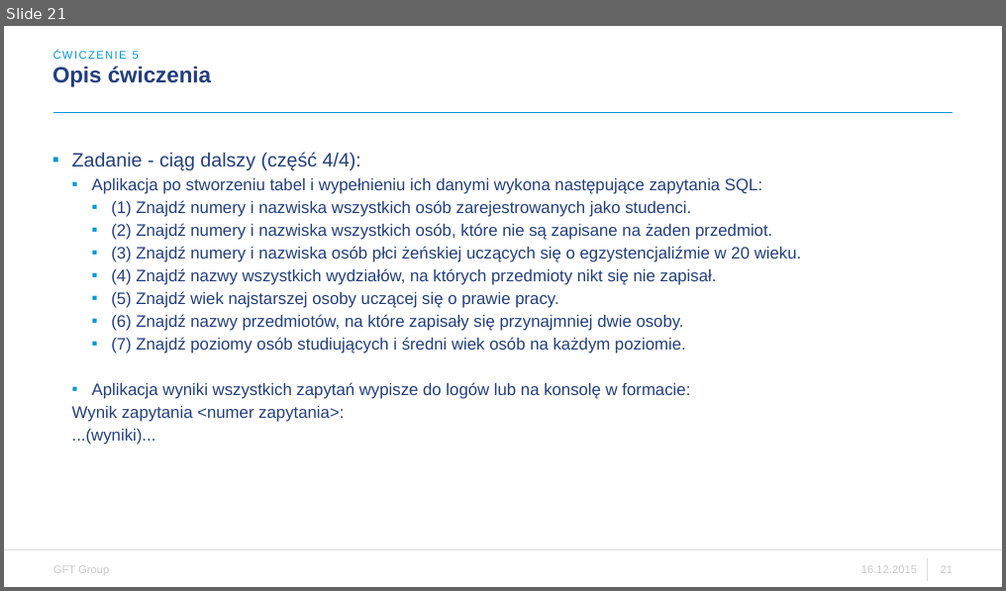
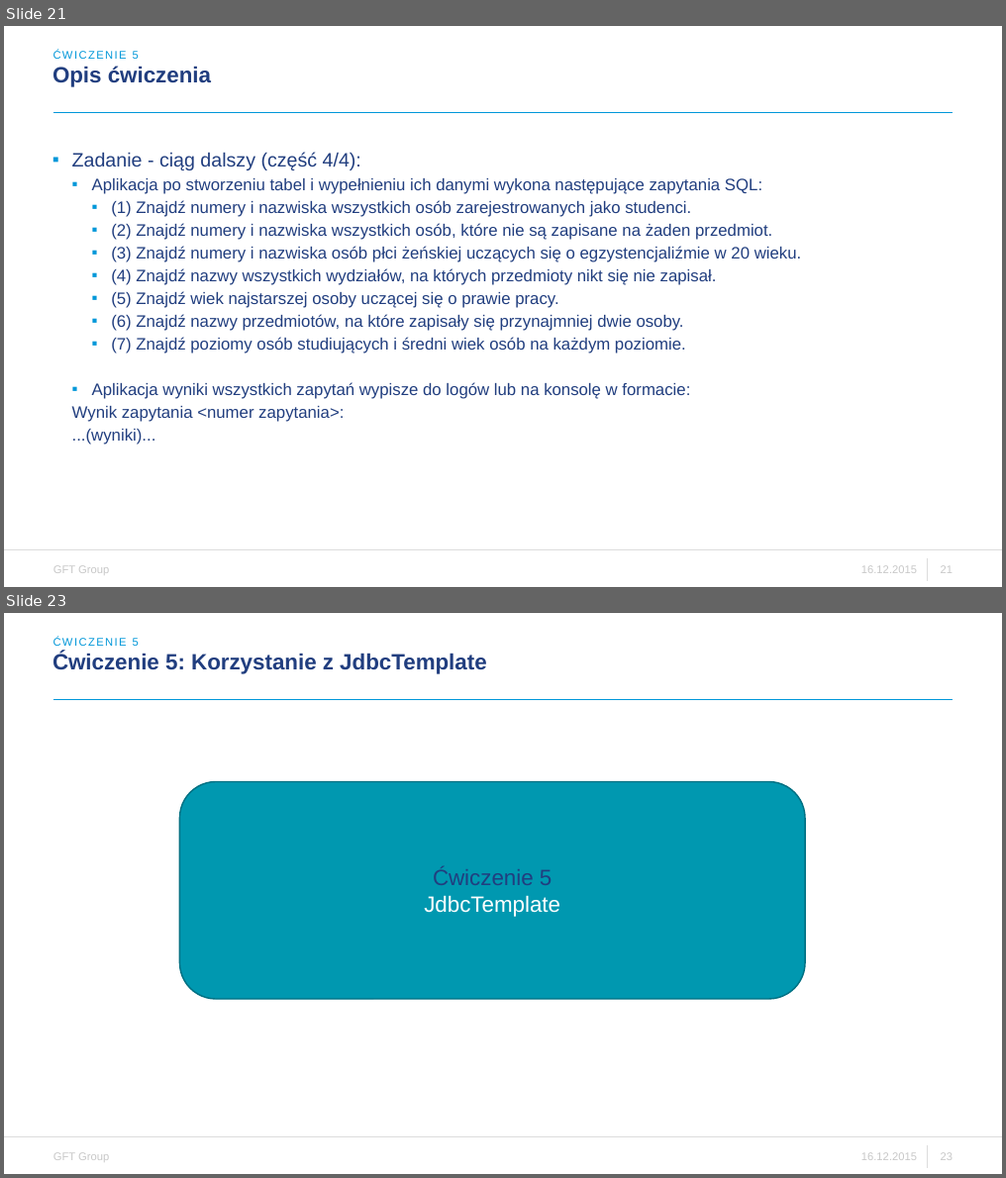
Before and after one commit to riiff1/exercise5, a slide deck: WDSR - ćwiczenie 5.pptx. Shown one above the other, each under a label of ours: slide 21 before the commit, slides 21 and 23 after it; the slides between them are not shown. The pictures are 1006x591 and 1006x1178 pixels, drawn with LibreOffice and Linux fonts; fonts in the diff are those of the drawing; background and template pictures are left out. Boxes give left, top, right and bottom in pixels: in the first picture for what was removed or moved away, otherwise in the second. Text is boxed around its words. In the diff, an @@ line names an element or a change of style, - is before the commit and + after.

Commit message:
Update prezentacji dla JdbcTemplate, aktualizacja terminow

```diff
--- a/WDSR - ćwiczenie 5.pptx
+++ b/WDSR - ćwiczenie 5.pptx
@@ slide 23 added at bbox=[4, 613, 1002, 1174], background #FFFFFF; not listed: 6 template elements that a slide beside it also shows @@
@@ text added at bbox=[54, 637, 139, 646], 8 pt, text #0097D9 @@
+ĆWICZENIE 5
@@ title added at bbox=[53, 652, 486, 674], 16 pt, text #213E7F, bold @@
+Ćwiczenie 5: Korzystanie z JdbcTemplate
@@ rounded rectangle added at bbox=[179, 781, 805, 999], fill #0098B0, outline #007082 1 pt, 16 pt, text #FFFFFF @@
+Ćwiczenie 5
+JdbcTemplate
```
Also in this commit, not shown: 1 slide changed, 3 other slides added.
